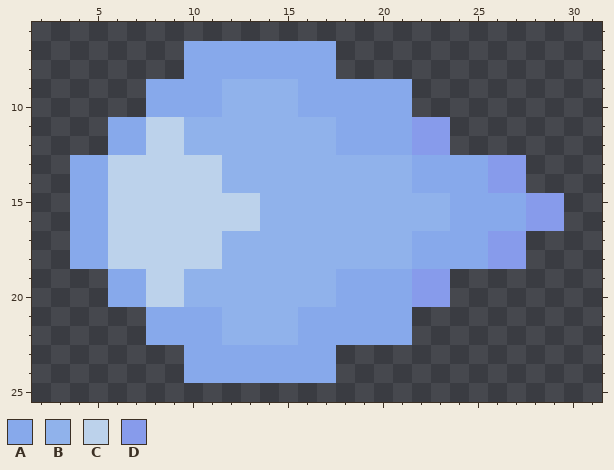
Two versions of one pixel-art sprite, Boss_Bullet.png. This is how it looked before the edit.
The file is 32x32 pixels. Shown: x 2..31, y 6..25.
Palette (. is transparent): A #87a9eb  B #90b2eb  C #bcd2eb  D #879beb
Pixels before, first column x 4:
 7 ......AAAAAAAA............
 8 ......AAAAAAAA............
 9 ....AAAABBBBAAAAAA........
10 ....AAAABBBBAAAAAA........
11 ..AACCBBBBBBBBAAAADD......
12 ..AACCBBBBBBBBAAAADD......
13 AACCCCCCBBBBBBBBBBAAAADD..
14 AACCCCCCBBBBBBBBBBAAAADD..
15 AACCCCCCCCBBBBBBBBBBAAAADD
16 AACCCCCCCCBBBBBBBBBBAAAADD
17 AACCCCCCBBBBBBBBBBAAAADD..
18 AACCCCCCBBBBBBBBBBAAAADD..
19 ..AACCBBBBBBBBAAAADD......
20 ..AACCBBBBBBBBAAAADD......
21 ....AAAABBBBAAAAAA........
22 ....AAAABBBBAAAAAA........
23 ......AAAAAAAA............
24 ......AAAAAAAA............
The result:
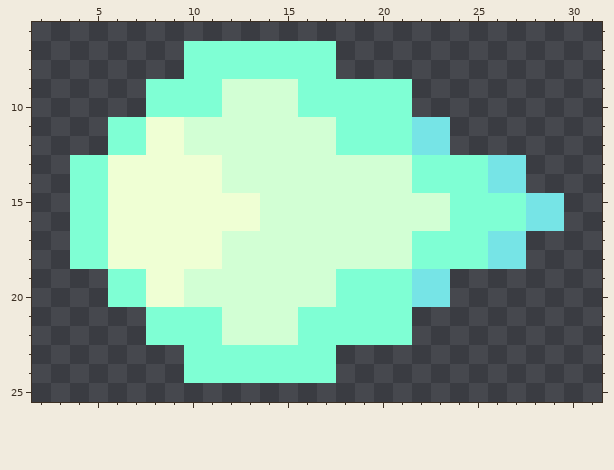
From old to new:
colour A: #87a9eb -> #7fffd4
colour B: #90b2eb -> #d2ffd4
colour C: #bcd2eb -> #efffd4
colour D: #879beb -> #76e4e6
